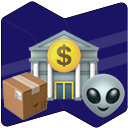
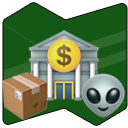
Before/after of a 128x128 layered artwork. What changed in the layer stack:
removed layer "Logo NWD" over 1, 1, 128, 128
added group "NetWorkedDatas Logo" with 6 layers over 3, 3, 127, 125
added layer "White" (20%) in group "NetWorkedDatas Logo" over 4, 23, 126, 105
added layer "background Colored green" in group "NetWorkedDatas Logo" over 3, 3, 127, 125
